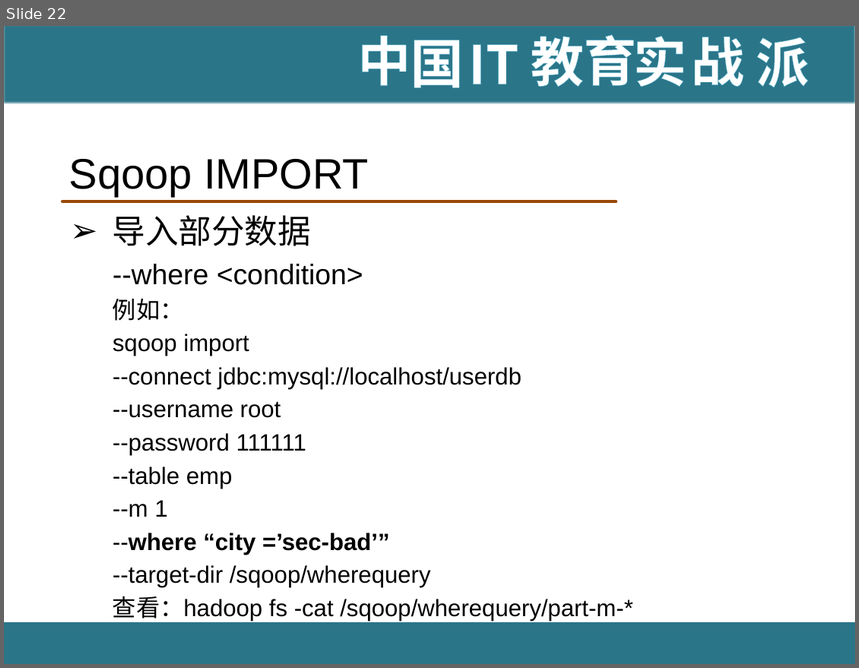
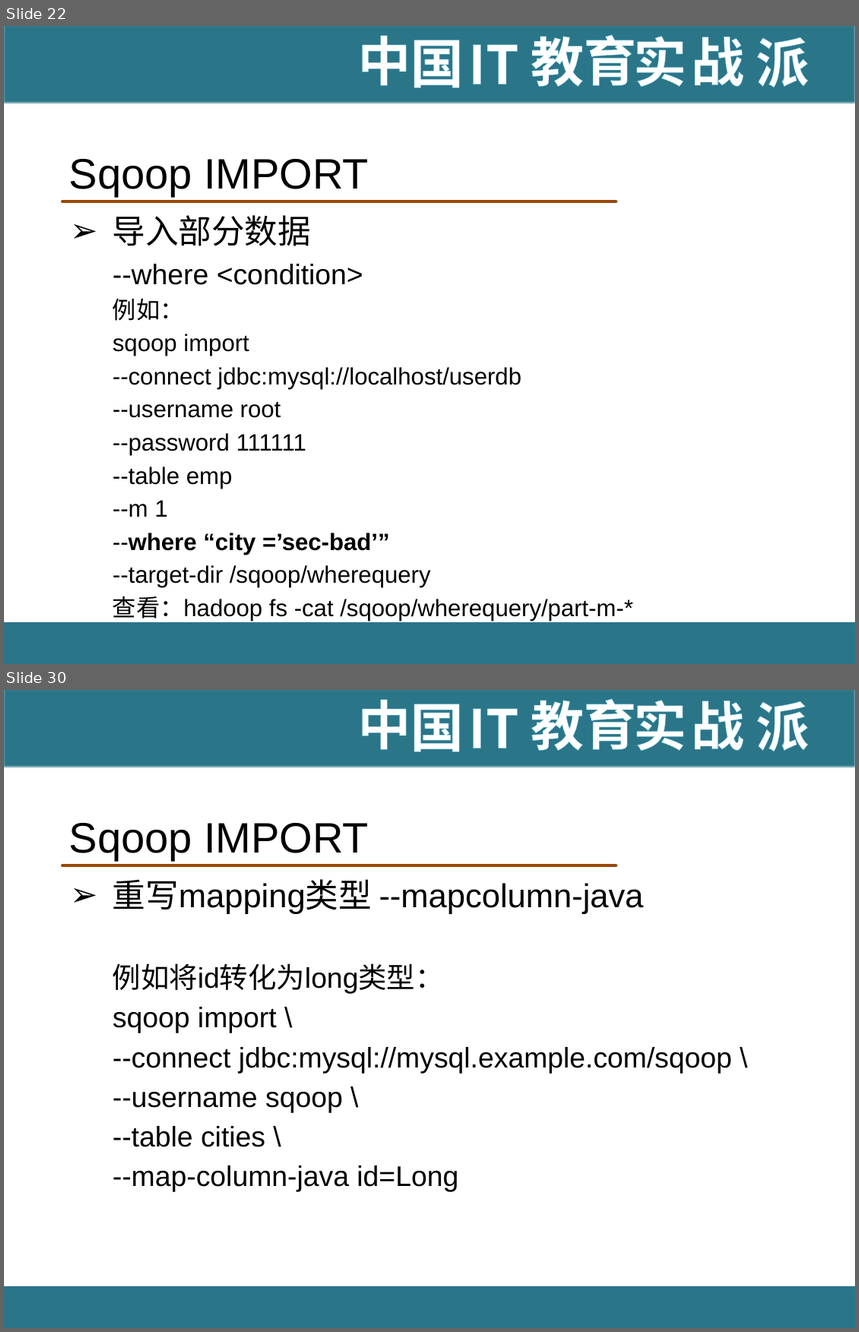
Before and after one commit to hanningxiao/BigData, a slide deck: [IT18掌www.it18zhang.com]Sqoop.pptx. Shown one above the other, each under a label of ours: slide 22 before the commit, slides 22 and 30 after it; the slides between them are not shown. The pictures are 859x668 and 859x1332 pixels, drawn with LibreOffice and Linux fonts; fonts in the diff are those of the drawing; background and template pictures are left out. Boxes give left, top, right and bottom in pixels: in the first picture for what was removed or moved away, otherwise in the second. Text is boxed around its words. In the diff, an @@ line names an element or a change of style, - is before the commit and + after.

Commit message:
update sqoop

```diff
--- a/[IT18掌www.it18zhang.com]Sqoop.pptx
+++ b/[IT18掌www.it18zhang.com]Sqoop.pptx
@@ slide 30 added at [4, 690, 855, 1328], background #FFFFFF; not listed: 11 template elements that a slide beside it also shows @@
@@ title added at [69, 823, 369, 859], 36 pt, text #000000 @@
+Sqoop IMPORT
@@ text added at [113, 879, 732, 1192], 24 pt, text #000000 @@
+➢ 重写mapping类型 --mapcolumn-java
+  例如将id转化为long类型：
+  sqoop import \
+  --connect jdbc:mysql://mysql.example.com/sqoop \
+  --username sqoop \
+  --table cities \
+  --map-column-java id=Long
```
Also in this commit, not shown: 3 slides changed, 25 other slides added.
